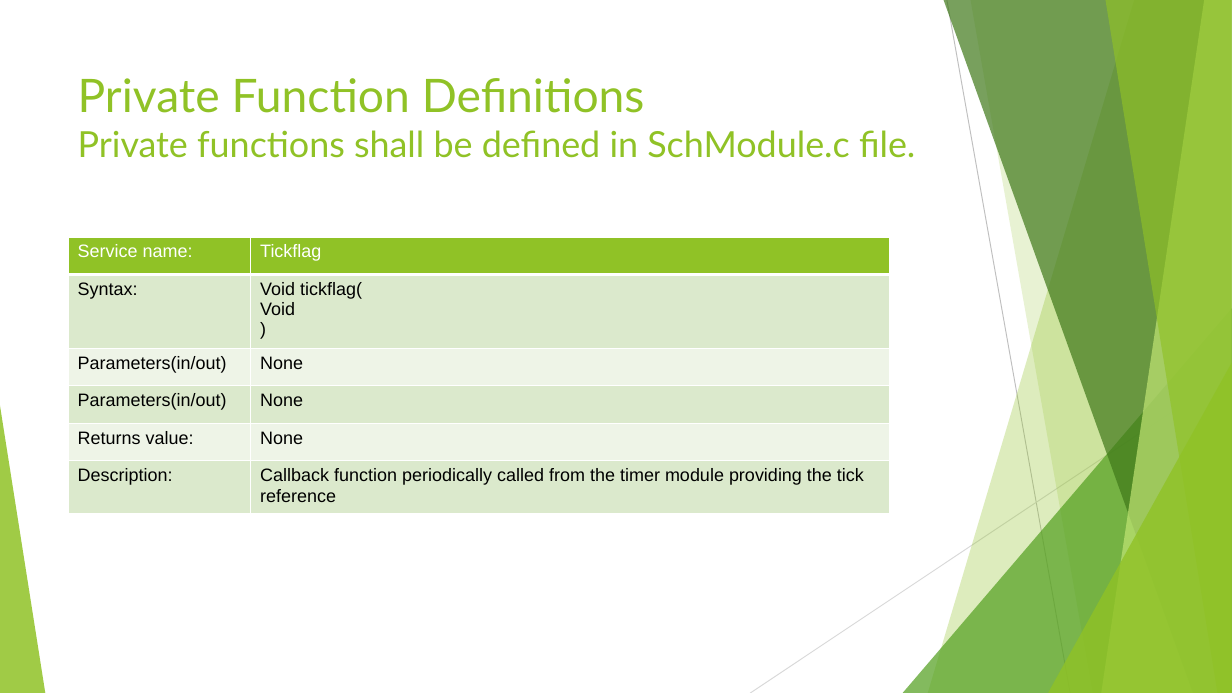
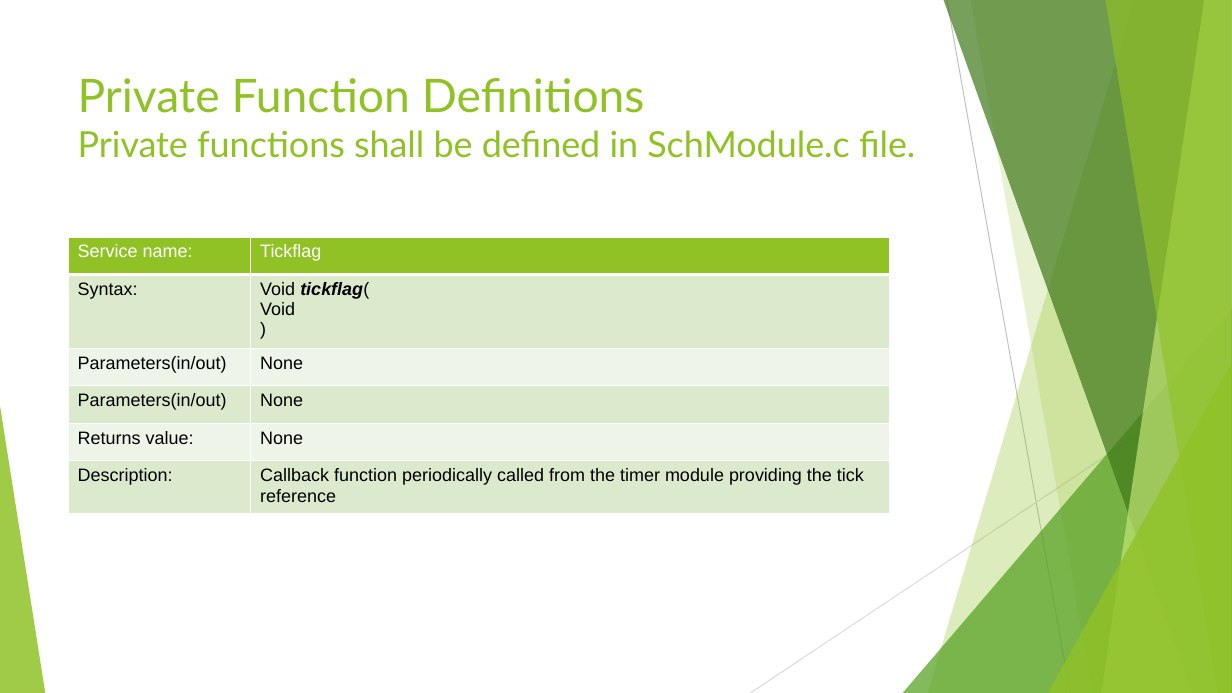
Before and after one commit to DavidDiaz0099/scheduler, a slide deck: slide 16 of Scheduler Module.pptx. Drawn at 1232x693 pixels with LibreOffice and Linux fonts; fonts in the diff are those of the drawing. Boxes give left, top, right and bottom in pixels: in the first picture for what was removed or moved away, otherwise in the second. Text is boxed around its words. In the diff, an @@ line names an element or a change of style, - is before the commit and + after.

```diff
--- a/Scheduler Module.pptx
+++ b/Scheduler Module.pptx
@@ table at <box>68,237,890,513</box> @@
@@ bold on, italic on in "tickflag(" @@
```
Also in this commit, not shown: 6 other slides changed, 1 other file.
